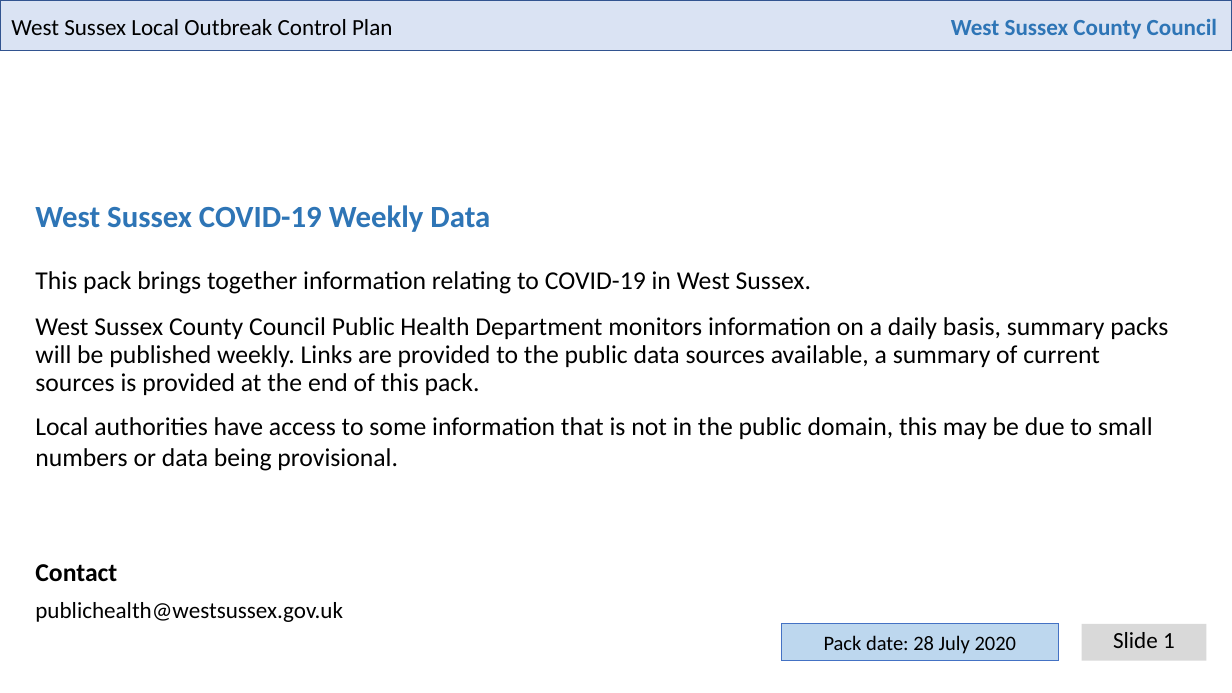
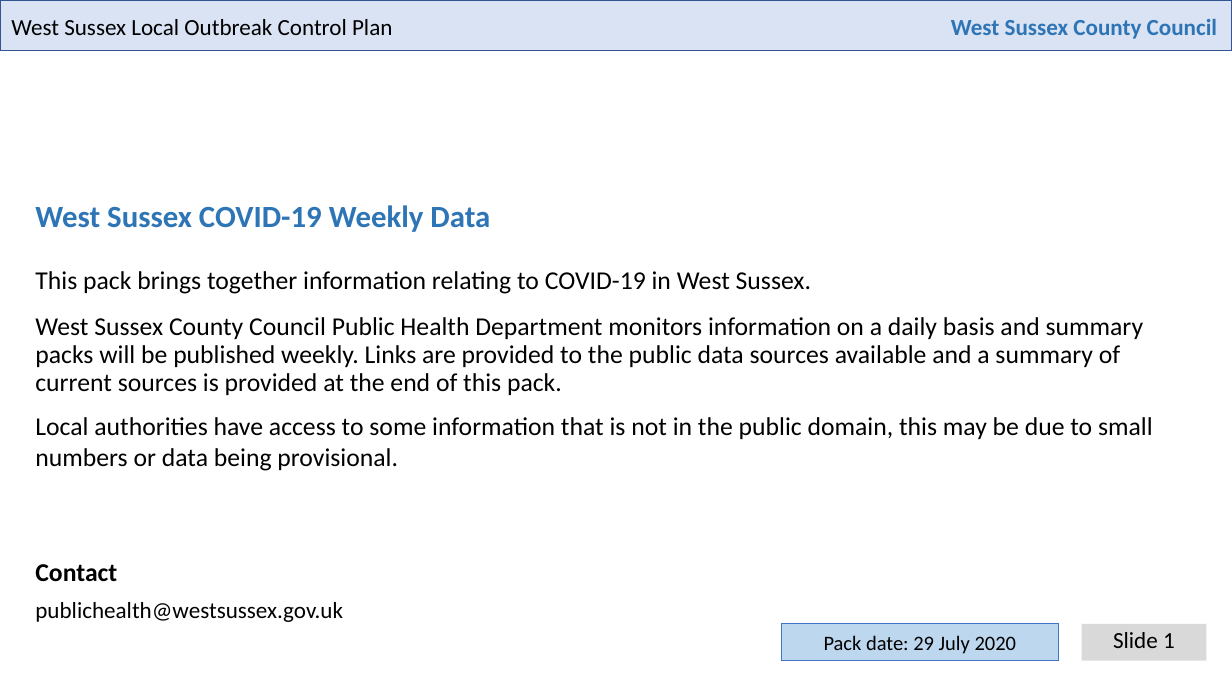
Before and after one commit to psychty/wsx_covid_datapack_public, a slide deck: slide 1 of Latest_West_Sussex_C19_slide_deck.pptx. Drawn at 1232x693 pixels with LibreOffice and Linux fonts; fonts in the diff are those of the drawing; background and template pictures are left out. Boxes give left, top, right and bottom in pixels: in the first picture for what was removed or moved away, otherwise in the second. Text is boxed around its words. In the diff, an @@ line names an element or a change of style, - is before the commit and + after.

```diff
--- a/Latest_West_Sussex_C19_slide_deck.pptx
+++ b/Latest_West_Sussex_C19_slide_deck.pptx
@@ text at (x1=35, y1=271, x2=1153, y2=471): text changed @@
-This pack brings together information relating to COVID-19 in West Sussex.
-West Sussex County Council Public Health Department monitors information on a daily basis, summary packs will be published weekly. Links are provided to the public data sources available, a summary of current sources is provided at the end of this pack.
-Local authorities have access to some information that is not in the public domain, this may be due to small numbers or data being provisional.
+This pack brings together information relating to COVID-19 in West Sussex.
+West Sussex County Council Public Health Department monitors information on a daily basis and summary packs will be published weekly. Links are provided to the public data sources available and a summary of current sources is provided at the end of this pack.
+Local authorities have access to some information that is not in the public domain, this may be due to small numbers or data being provisional.
@@ text in rectangle at (x1=824, y1=635, x2=1016, y2=654): text changed @@
-Pack date: 28 July 2020
+Pack date: 29 July 2020
```
Also in this commit, not shown: 20 other slides changed, 1 other file.
